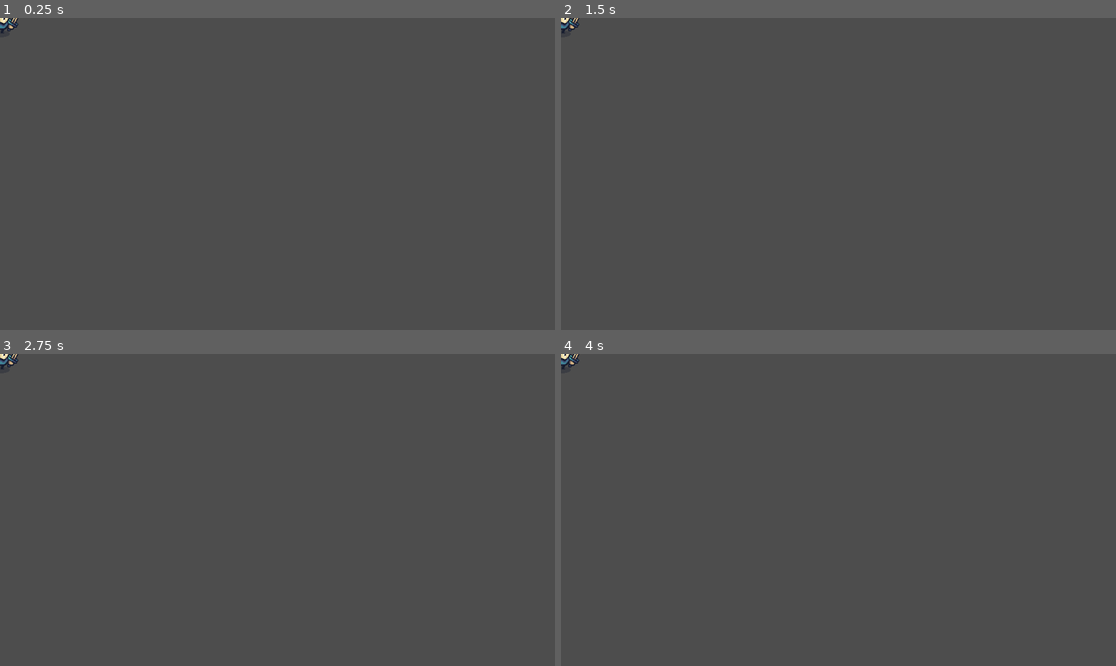
Above: before the commit, frames 1-4 (two rows, left to right).
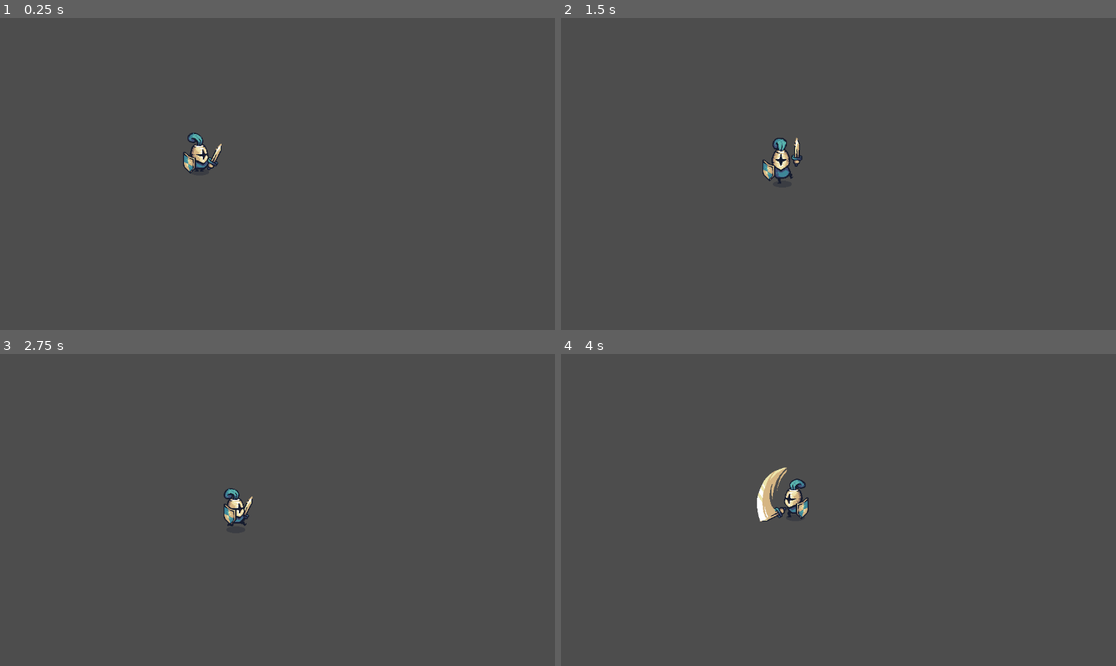
Above: after the commit, the same moments.

Repository: Sheep-s-Quest/SheepsQuestGame
Game: Godot game, scene res://levels/test_level.tscn
The game is run twice, just before and just after one commit, with the same random seed, the same clock (stepped at 60 frames per second) and the same inputs.
Inputs:
- Up to frame 1 (0.25 s): no input
- Up to frame 2 (1.5 s): hold Right (right, bound only after the commit) 0.53-1.28 s; tap Z (attack, bound only after the commit) at 0.6, 1.35 s; hold Down (down, bound only after the commit) from 1.28 s (still down)
- Up to frame 3 (2.75 s): release Down (down, bound only after the commit) at 2.03 s; hold Right (right, bound only after the commit) from 2.03 s (still down); tap Z (attack, bound only after the commit) at 2.1 s
- Up to frame 4 (4 s): release Right (right, bound only after the commit) at 2.78 s; hold Up (up, bound only after the commit) 2.78-3.53 s; tap Z (attack, bound only after the commit) at 2.85, 3.6 s; hold Left (left, bound only after the commit) from 3.53 s (still down)

The runs differ from the first frame. In frame 1, 0.6% of the frame differs, in the area x 0-40%, y 0-50%; in frame 2, 0.7%; in frame 3, 0.5%; in frame 4, 1.0%, in the area x 0-45%, y 0-54%.

Commit message:
added: player basic animations

Diff:
--- a/characters/player/player.gd
+++ b/characters/player/player.gd
@@ -1,13 +1,73 @@
 extends CharacterBody2D
 
-@export var move_speed : float = 300
+enum LOOK_DIRECTION {LEFT, RIGHT, UP, DOWN}
+enum ACTION_STATE {IDLE, WALK, ATTACK}
 
-func _physics_process(delta):
-	var input_direction = Vector2(
-		Input.get_action_strength("right") - Input.get_action_strength("left"),
-		Input.get_action_strength("down") - Input.get_action_strength("up")
-	).normalized()
+@export var move_speed: float = 300.0
+@export var current_direction: LOOK_DIRECTION = LOOK_DIRECTION.RIGHT
+@export var action_state: ACTION_STATE = ACTION_STATE.IDLE
+
+@onready var sprite: Sprite2D = $Sprite2D
+@onready var animation_tree: AnimationTree = $AnimationTree
+@onready var animation_player: AnimationPlayer = $AnimationPlayer
+@onready var animation_state: AnimationNodeStateMachinePlayback = animation_tree.get("parameters/playback")
+@onready var attack_cooldown: Timer = $AttackCooldown
+
+func _physics_process(delta: float) -> void:
+	if action_state == ACTION_STATE.ATTACK:
+		return;
+
+	var move_x: float = Input.get_action_strength("right") - Input.get_action_strength("left")
+	var move_y: float = Input.get_action_strength("down") - Input.get_action_strength("up")
+	var input_direction: Vector2 = Vector2(move_x, move_y).normalized()
+
+	if input_direction != Vector2.ZERO:
+		action_state = ACTION_STATE.WALK
+	else:
+		action_state = ACTION_STATE.IDLE
+
+	if Input.is_action_just_pressed("attack"):
+		_attack(input_direction)
+
+	_update_look_direction(input_direction)
+	_pick_animation_state()
 
 	velocity = input_direction * move_speed
 
 	move_and_slide()
+
+func _attack(input_direction: Vector2) -> void:
+	action_state = ACTION_STATE.ATTACK
+	animation_tree.set("parameters/Attack1/blend_position", input_direction)
+
+func _pick_animation_state() -> void:
+	if action_state == ACTION_STATE.ATTACK:
+		animation_state.travel("Attack1")
+		return
+
+	if (velocity != Vector2.ZERO):
+		animation_state.travel("Walk")
+	else:
+		animation_state.travel("Idle")
+
+func _update_look_direction(move_input: Vector2) -> void:
+	if (move_input != Vector2.ZERO):
+		if move_input.x > 0:
+			current_direction = LOOK_DIRECTION.RIGHT
+			sprite.flip_h = false
+		elif move_input.x < 0:
+			current_direction = LOOK_DIRECTION.LEFT
+			sprite.flip_h = true
+
+		if move_input.y > 0:
+			current_direction = LOOK_DIRECTION.DOWN
+		elif move_input.y < 0:
+			current_direction = LOOK_DIRECTION.UP
+
+
+
+func _on_animation_tree_animation_finished(anim_name: StringName):
+	print("Animation finished: ", anim_name)
+	match anim_name:
+		"attack_1", "attack_up_1", "attack_down_1":
+			action_state = ACTION_STATE.WALK
--- a/characters/player/player.tscn
+++ b/characters/player/player.tscn
@@ -1,10 +1,10 @@
-[gd_scene load_steps=7 format=3 uid="uid://jyjuvgel177t"]
+[gd_scene load_steps=47 format=3 uid="uid://jyjuvgel177t"]
 
 [ext_resource type="Script" path="res://characters/player/player.gd" id="1_83tmx"]
 [ext_resource type="Texture2D" uid="uid://dhll2itbsrhp3" path="res://sprites/characters/Warrior_Blue.png" id="1_nkxk2"]
 
 [sub_resource type="RectangleShape2D" id="RectangleShape2D_bwp6h"]
-size = Vector2(56, 60.25)
+size = Vector2(56, 61)
 
 [sub_resource type="Animation" id="Animation_kvdkt"]
 length = 0.001
@@ -21,10 +21,73 @@
 "values": [5]
 }
 
-[sub_resource type="Animation" id="Animation_b5ek2"]
-resource_name = "move_right"
+[sub_resource type="Animation" id="Animation_o8xns"]
+resource_name = "attack_1"
+length = 0.60001
+tracks/0/type = "value"
+tracks/0/imported = false
+tracks/0/enabled = true
+tracks/0/path = NodePath("Sprite2D:frame")
+tracks/0/interp = 1
+tracks/0/loop_wrap = true
+tracks/0/keys = {
+"times": PackedFloat32Array(0, 0.1, 0.2, 0.3, 0.4, 0.5),
+"transitions": PackedFloat32Array(1, 1, 1, 1, 1, 1),
+"update": 1,
+"values": [12, 13, 14, 15, 16, 17]
+}
+
+[sub_resource type="Animation" id="Animation_knvsf"]
+resource_name = "attack_2"
+length = 0.60001
+tracks/0/type = "value"
+tracks/0/imported = false
+tracks/0/enabled = true
+tracks/0/path = NodePath("Sprite2D:frame")
+tracks/0/interp = 1
+tracks/0/loop_wrap = true
+tracks/0/keys = {
+"times": PackedFloat32Array(0, 0.1, 0.2, 0.3, 0.4, 0.5),
+"transitions": PackedFloat32Array(1, 1, 1, 1, 1, 1),
+"update": 1,
+"values": [18, 19, 20, 21, 22, 23]
+}
+
+[sub_resource type="Animation" id="Animation_mgivp"]
+resource_name = "attack_down_1"
+length = 0.60001
+tracks/0/type = "value"
+tracks/0/imported = false
+tracks/0/enabled = true
+tracks/0/path = NodePath("Sprite2D:frame")
+tracks/0/interp = 1
+tracks/0/loop_wrap = true
+tracks/0/keys = {
+"times": PackedFloat32Array(0, 0.1, 0.2, 0.3, 0.4, 0.5),
+"transitions": PackedFloat32Array(1, 1, 1, 1, 1, 1),
+"update": 1,
+"values": [24, 25, 26, 27, 28, 29]
+}
+
+[sub_resource type="Animation" id="Animation_ylpsn"]
+resource_name = "attack_down_2"
+length = 0.60001
+tracks/0/type = "value"
+tracks/0/imported = false
+tracks/0/enabled = true
+tracks/0/path = NodePath("Sprite2D:frame")
+tracks/0/interp = 1
+tracks/0/loop_wrap = true
+tracks/0/keys = {
+"times": PackedFloat32Array(0, 0.1, 0.2, 0.3, 0.4, 0.5),
+"transitions": PackedFloat32Array(1, 1, 1, 1, 1, 1),
+"update": 1,
+"values": [30, 31, 32, 33, 34, 35]
+}
+
+[sub_resource type="Animation" id="Animation_vx7j0"]
+resource_name = "attack_up_1"
 length = 0.70001
-loop_mode = 1
 tracks/0/type = "value"
 tracks/0/imported = false
 tracks/0/enabled = true
@@ -35,14 +98,221 @@
 "times": PackedFloat32Array(0, 0.1, 0.2, 0.3, 0.4, 0.5, 0.6),
 "transitions": PackedFloat32Array(1, 1, 1, 1, 1, 1, 1),
 "update": 1,
-"values": [6, 6, 7, 8, 9, 10, 11]
+"values": [36, 37, 38, 39, 40, 41, 42]
+}
+
+[sub_resource type="Animation" id="Animation_db0d2"]
+resource_name = "attack_up_2"
+length = 0.70001
+tracks/0/type = "value"
+tracks/0/imported = false
+tracks/0/enabled = true
+tracks/0/path = NodePath("Sprite2D:frame")
+tracks/0/interp = 1
+tracks/0/loop_wrap = true
+tracks/0/keys = {
+"times": PackedFloat32Array(0, 0.1, 0.2, 0.3, 0.4, 0.5, 0.6),
+"transitions": PackedFloat32Array(1, 1, 1, 1, 1, 1, 1),
+"update": 1,
+"values": [43, 44, 45, 46, 47, 47, 47]
+}
+
+[sub_resource type="Animation" id="Animation_aawlg"]
+resource_name = "idle"
+length = 0.60001
+loop_mode = 1
+tracks/0/type = "value"
+tracks/0/imported = false
+tracks/0/enabled = true
+tracks/0/path = NodePath("Sprite2D:frame")
+tracks/0/interp = 1
+tracks/0/loop_wrap = true
+tracks/0/keys = {
+"times": PackedFloat32Array(0, 0.1, 0.2, 0.3, 0.4, 0.5),
+"transitions": PackedFloat32Array(1, 1, 1, 1, 1, 1),
+"update": 1,
+"values": [0, 1, 2, 3, 4, 1]
+}
+
+[sub_resource type="Animation" id="Animation_b5ek2"]
+resource_name = "move"
+length = 0.60001
+loop_mode = 1
+tracks/0/type = "value"
+tracks/0/imported = false
+tracks/0/enabled = true
+tracks/0/path = NodePath("Sprite2D:frame")
+tracks/0/interp = 1
+tracks/0/loop_wrap = true
+tracks/0/keys = {
+"times": PackedFloat32Array(0, 0.1, 0.2, 0.3, 0.4, 0.5),
+"transitions": PackedFloat32Array(1, 1, 1, 1, 1, 1),
+"update": 1,
+"values": [6, 7, 8, 9, 10, 11]
 }
 
 [sub_resource type="AnimationLibrary" id="AnimationLibrary_qu1fo"]
 _data = {
 "RESET": SubResource("Animation_kvdkt"),
-"move_right": SubResource("Animation_b5ek2")
-}
+"attack_1": SubResource("Animation_o8xns"),
+"attack_2": SubResource("Animation_knvsf"),
+"attack_down_1": SubResource("Animation_mgivp"),
+"attack_down_2": SubResource("Animation_ylpsn"),
+"attack_up_1": SubResource("Animation_vx7j0"),
+"attack_up_2": SubResource("Animation_db0d2"),
+"idle": SubResource("Animation_aawlg"),
+"move": SubResource("Animation_b5ek2")
+}
+
+[sub_resource type="AnimationNodeAnimation" id="AnimationNodeAnimation_3rp7v"]
+animation = &"attack_up_1"
+
+[sub_resource type="AnimationNodeAnimation" id="AnimationNodeAnimation_xbfo4"]
+animation = &"attack_1"
+
+[sub_resource type="AnimationNodeAnimation" id="AnimationNodeAnimation_eam0d"]
+animation = &"attack_1"
+
+[sub_resource type="AnimationNodeAnimation" id="AnimationNodeAnimation_l14o6"]
+animation = &"attack_down_1"
+
+[sub_resource type="GDScript" id="GDScript_kv8us"]
+
+[sub_resource type="AnimationNodeBlendSpace2D" id="AnimationNodeBlendSpace2D_ohcw6"]
+blend_point_0/node = SubResource("AnimationNodeAnimation_3rp7v")
+blend_point_0/pos = Vector2(0, -1.1)
+blend_point_1/node = SubResource("AnimationNodeAnimation_xbfo4")
+blend_point_1/pos = Vector2(-1, 0)
+blend_point_2/node = SubResource("AnimationNodeAnimation_eam0d")
+blend_point_2/pos = Vector2(1, 0)
+blend_point_3/node = SubResource("AnimationNodeAnimation_l14o6")
+blend_point_3/pos = Vector2(0, 1.1)
+min_space = Vector2(-1, -1.1)
+max_space = Vector2(1, 1.1)
+blend_mode = 1
+script = SubResource("GDScript_kv8us")
+
+[sub_resource type="AnimationNodeAnimation" id="AnimationNodeAnimation_ua4sl"]
+animation = &"attack_down_2"
+
+[sub_resource type="AnimationNodeAnimation" id="AnimationNodeAnimation_uqubm"]
+animation = &"attack_up_2"
+
+[sub_resource type="AnimationNodeAnimation" id="AnimationNodeAnimation_v5rvv"]
+animation = &"attack_2"
+
+[sub_resource type="AnimationNodeAnimation" id="AnimationNodeAnimation_pxuy5"]
+animation = &"attack_2"
+
+[sub_resource type="AnimationNodeBlendSpace2D" id="AnimationNodeBlendSpace2D_shftl"]
+blend_point_0/node = SubResource("AnimationNodeAnimation_ua4sl")
+blend_point_0/pos = Vector2(0, 1.1)
+blend_point_1/node = SubResource("AnimationNodeAnimation_uqubm")
+blend_point_1/pos = Vector2(0, -1.1)
+blend_point_2/node = SubResource("AnimationNodeAnimation_v5rvv")
+blend_point_2/pos = Vector2(1, 0)
+blend_point_3/node = SubResource("AnimationNodeAnimation_pxuy5")
+blend_point_3/pos = Vector2(-1, 0)
+min_space = Vector2(-1, -1.1)
+max_space = Vector2(1, 1.1)
+blend_mode = 1
+
+[sub_resource type="AnimationNodeAnimation" id="AnimationNodeAnimation_uvkhw"]
+animation = &"idle"
+
+[sub_resource type="AnimationNodeAnimation" id="AnimationNodeAnimation_baiik"]
+animation = &"idle"
+
+[sub_resource type="AnimationNodeAnimation" id="AnimationNodeAnimation_68a6n"]
+animation = &"idle"
+
+[sub_resource type="AnimationNodeAnimation" id="AnimationNodeAnimation_bnkf7"]
+animation = &"idle"
+
+[sub_resource type="AnimationNodeBlendSpace2D" id="AnimationNodeBlendSpace2D_udin2"]
+blend_point_0/node = SubResource("AnimationNodeAnimation_uvkhw")
+blend_point_0/pos = Vector2(0, 1.1)
+blend_point_1/node = SubResource("AnimationNodeAnimation_baiik")
+blend_point_1/pos = Vector2(-1, 0)
+blend_point_2/node = SubResource("AnimationNodeAnimation_68a6n")
+blend_point_2/pos = Vector2(0, -1.1)
+blend_point_3/node = SubResource("AnimationNodeAnimation_bnkf7")
+blend_point_3/pos = Vector2(1, -0.1)
+min_space = Vector2(-1, -1.1)
+max_space = Vector2(1, 1.1)
+blend_mode = 1
+
+[sub_resource type="AnimationNodeAnimation" id="AnimationNodeAnimation_0wkys"]
+animation = &"move"
+
+[sub_resource type="AnimationNodeAnimation" id="AnimationNodeAnimation_2r8cr"]
+animation = &"move"
+
+[sub_resource type="AnimationNodeAnimation" id="AnimationNodeAnimation_r6xf5"]
+animation = &"move"
+
+[sub_resource type="AnimationNodeAnimation" id="AnimationNodeAnimation_lbpaa"]
+animation = &"move"
+
+[sub_resource type="AnimationNodeBlendSpace2D" id="AnimationNodeBlendSpace2D_5j5il"]
+blend_point_0/node = SubResource("AnimationNodeAnimation_0wkys")
+blend_point_0/pos = Vector2(0, 1.1)
+blend_point_1/node = SubResource("AnimationNodeAnimation_2r8cr")
+blend_point_1/pos = Vector2(1, 0)
+blend_point_2/node = SubResource("AnimationNodeAnimation_r6xf5")
+blend_point_2/pos = Vector2(0, -1.1)
+blend_point_3/node = SubResource("AnimationNodeAnimation_lbpaa")
+blend_point_3/pos = Vector2(-1, 0)
+min_space = Vector2(-1, -1.1)
+max_space = Vector2(1, 1.1)
+blend_mode = 1
+
+[sub_resource type="AnimationNodeStateMachineTransition" id="AnimationNodeStateMachineTransition_hkckm"]
+
+[sub_resource type="AnimationNodeStateMachineTransition" id="AnimationNodeStateMachineTransition_2sq38"]
+advance_mode = 0
+
+[sub_resource type="AnimationNodeStateMachineTransition" id="AnimationNodeStateMachineTransition_xodfd"]
+advance_mode = 0
+
+[sub_resource type="AnimationNodeStateMachineTransition" id="AnimationNodeStateMachineTransition_mnw4l"]
+advance_mode = 0
+
+[sub_resource type="AnimationNodeStateMachineTransition" id="AnimationNodeStateMachineTransition_avqs2"]
+advance_mode = 0
+
+[sub_resource type="AnimationNodeStateMachineTransition" id="AnimationNodeStateMachineTransition_vnyba"]
+switch_mode = 2
+advance_mode = 0
+
+[sub_resource type="AnimationNodeStateMachineTransition" id="AnimationNodeStateMachineTransition_wm2bb"]
+advance_mode = 0
+
+[sub_resource type="AnimationNodeStateMachineTransition" id="AnimationNodeStateMachineTransition_bbcag"]
+advance_mode = 0
+
+[sub_resource type="AnimationNodeStateMachineTransition" id="AnimationNodeStateMachineTransition_50tk1"]
+advance_mode = 0
+
+[sub_resource type="AnimationNodeStateMachineTransition" id="AnimationNodeStateMachineTransition_i6fpk"]
+advance_mode = 0
+
+[sub_resource type="AnimationNodeStateMachine" id="AnimationNodeStateMachine_ahc68"]
+states/Attack1/node = SubResource("AnimationNodeBlendSpace2D_ohcw6")
+states/Attack1/position = Vector2(544, -48)
+states/Attack2/node = SubResource("AnimationNodeBlendSpace2D_shftl")
+states/Attack2/position = Vector2(739, 36)
+states/End/position = Vector2(901, 101)
+states/Idle/node = SubResource("AnimationNodeBlendSpace2D_udin2")
+states/Idle/position = Vector2(394, 43)
+states/Start/position = Vector2(210, 51)
+states/Walk/node = SubResource("AnimationNodeBlendSpace2D_5j5il")
+states/Walk/position = Vector2(544, 112)
+transitions = ["Start", "Idle", SubResource("AnimationNodeStateMachineTransition_hkckm"), "Idle", "Walk", SubResource("AnimationNodeStateMachineTransition_2sq38"), "Walk", "Idle", SubResource("AnimationNodeStateMachineTransition_xodfd"), "Attack1", "Walk", SubResource("AnimationNodeStateMachineTransition_mnw4l"), "Walk", "Attack1", SubResource("AnimationNodeStateMachineTransition_avqs2"), "Attack1", "Idle", SubResource("AnimationNodeStateMachineTransition_vnyba"), "Idle", "Attack1", SubResource("AnimationNodeStateMachineTransition_wm2bb"), "Attack1", "Attack2", SubResource("AnimationNodeStateMachineTransition_bbcag"), "Attack2", "Idle", SubResource("AnimationNodeStateMachineTransition_50tk1"), "Attack2", "Walk", SubResource("AnimationNodeStateMachineTransition_i6fpk")]
+graph_offset = Vector2(-73.1579, -94)
+
+[sub_resource type="RectangleShape2D" id="RectangleShape2D_l7h7c"]
+size = Vector2(58, 60)
 
 [node name="Player" type="CharacterBody2D"]
 script = ExtResource("1_83tmx")
@@ -54,7 +324,7 @@
 frame = 5
 
 [node name="CollisionShape2D" type="CollisionShape2D" parent="."]
-position = Vector2(-1, 2.125)
+visible = false
 shape = SubResource("RectangleShape2D_bwp6h")
 
 [node name="AnimationPlayer" type="AnimationPlayer" parent="."]
@@ -63,3 +333,18 @@
 }
 
 [node name="AnimationTree" type="AnimationTree" parent="."]
+tree_root = SubResource("AnimationNodeStateMachine_ahc68")
+anim_player = NodePath("../AnimationPlayer")
+parameters/Attack1/blend_position = Vector2(0, 0)
+parameters/Attack2/blend_position = Vector2(0, 0)
+parameters/Idle/blend_position = Vector2(0, 0)
+parameters/Walk/blend_position = Vector2(0, 0)
+
+[node name="PlayerHitbox" type="Area2D" parent="."]
+
+[node name="CollisionShape2D" type="CollisionShape2D" parent="PlayerHitbox"]
+visible = false
+position = Vector2(0, 1)
+shape = SubResource("RectangleShape2D_l7h7c")
+
+[connection signal="animation_finished" from="AnimationTree" to="." method="_on_animation_tree_animation_finished"]
--- a/levels/test_level.tscn
+++ b/levels/test_level.tscn
@@ -5,3 +5,4 @@
 [node name="GameLevel" type="Node2D"]
 
 [node name="Player" parent="." instance=ExtResource("1_6coc8")]
+position = Vector2(414, 287)
--- a/project.godot
+++ b/project.godot
@@ -14,3 +14,31 @@
 run/main_scene="res://levels/test_level.tscn"
 config/features=PackedStringArray("4.2", "Forward Plus")
 config/icon="res://icon.svg"
+
+[input]
+
+up={
+"deadzone": 0.5,
+"events": [Object(InputEventKey,"resource_local_to_scene":false,"resource_name":"","device":-1,"window_id":0,"alt_pressed":false,"shift_pressed":false,"ctrl_pressed":false,"meta_pressed":false,"pressed":false,"keycode":0,"physical_keycode":4194320,"key_label":0,"unicode":0,"echo":false,"script":null)
+]
+}
+down={
+"deadzone": 0.5,
+"events": [Object(InputEventKey,"resource_local_to_scene":false,"resource_name":"","device":-1,"window_id":0,"alt_pressed":false,"shift_pressed":false,"ctrl_pressed":false,"meta_pressed":false,"pressed":false,"keycode":0,"physical_keycode":4194322,"key_label":0,"unicode":0,"echo":false,"script":null)
+]
+}
+left={
+"deadzone": 0.5,
+"events": [Object(InputEventKey,"resource_local_to_scene":false,"resource_name":"","device":-1,"window_id":0,"alt_pressed":false,"shift_pressed":false,"ctrl_pressed":false,"meta_pressed":false,"pressed":false,"keycode":0,"physical_keycode":4194319,"key_label":0,"unicode":0,"echo":false,"script":null)
+]
+}
+right={
+"deadzone": 0.5,
+"events": [Object(InputEventKey,"resource_local_to_scene":false,"resource_name":"","device":-1,"window_id":0,"alt_pressed":false,"shift_pressed":false,"ctrl_pressed":false,"meta_pressed":false,"pressed":false,"keycode":0,"physical_keycode":4194321,"key_label":0,"unicode":0,"echo":false,"script":null)
+]
+}
+attack={
+"deadzone": 0.5,
+"events": [Object(InputEventKey,"resource_local_to_scene":false,"resource_name":"","device":-1,"window_id":0,"alt_pressed":false,"shift_pressed":false,"ctrl_pressed":false,"meta_pressed":false,"pressed":false,"keycode":0,"physical_keycode":90,"key_label":0,"unicode":122,"echo":false,"script":null)
+]
+}
